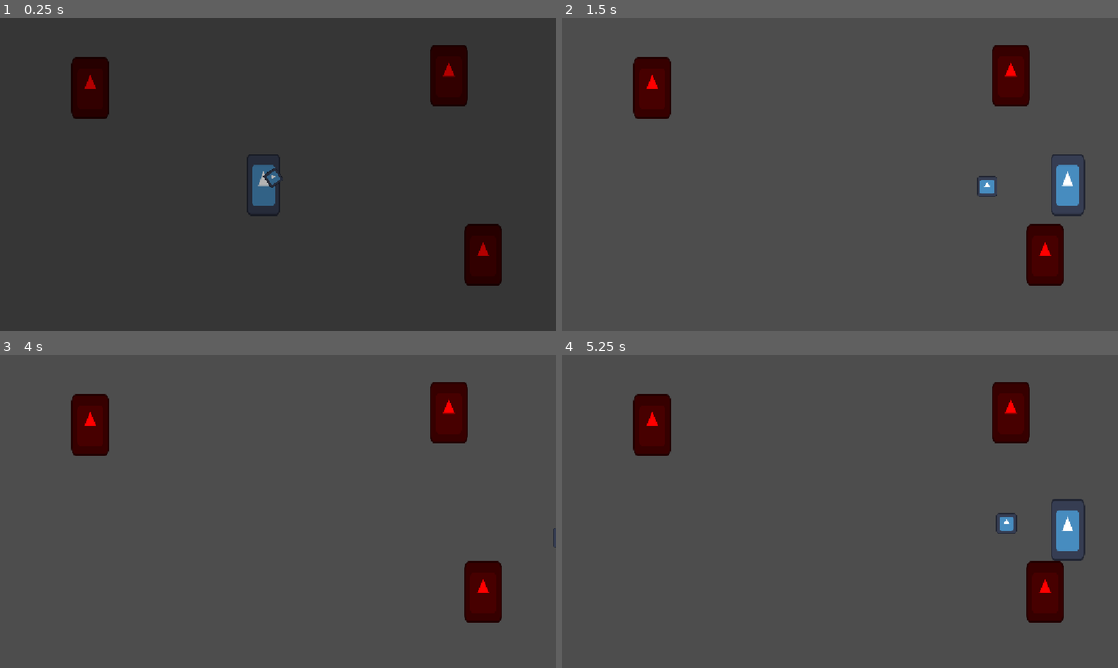
Above: before the commit, frames 1-4 (two rows, left to right).
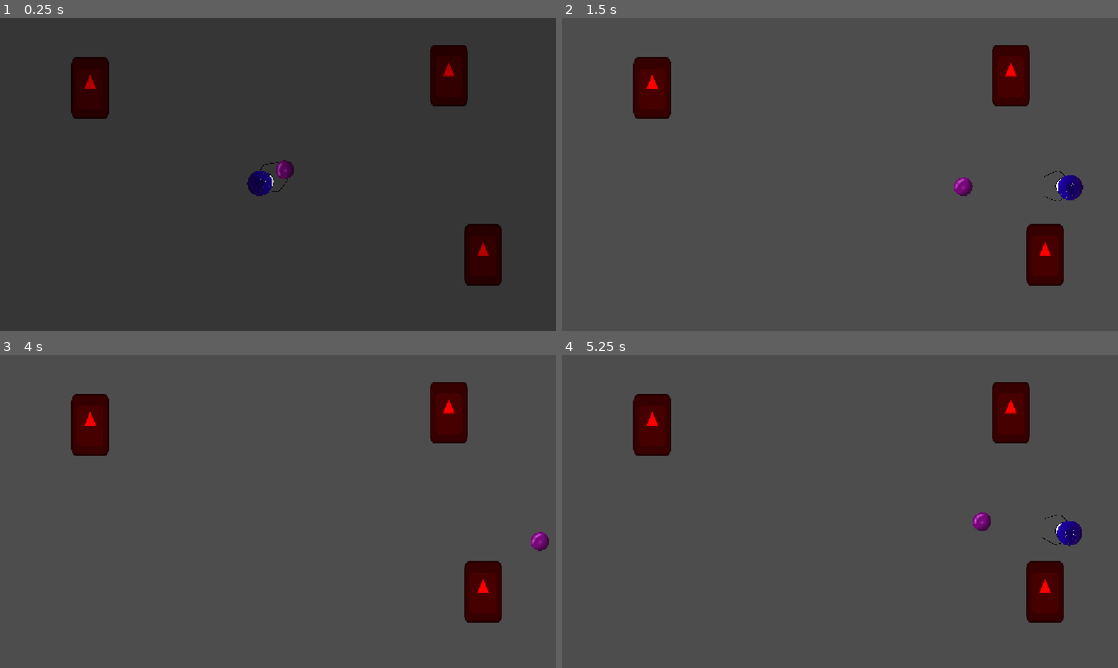
Above: after the commit, the same moments.

Repository: neilavesterinen/Haven-Bounce-Back-Shooter
Game: Godot game, scene res://test_scene.tscn
Two runs of this game, one before a commit and one after it. Both use one fixed random seed, a clock stepped at 60 frames per second and the inputs below. This scene is started directly instead of the project's main scene. The engine's default icon, where the game draws it, is replaced by a stand-in: a white triangle on a blue panel in a dark square.
Inputs (mouse positions are in pixels of both pictures, inside the frame that each line leads up to):
- Up to frame 1 (0.25 s): no input
- Up to frame 2 (1.5 s): tap Enter at 0.5 s; move the mouse to (962, 158) at 0.52 s; hold Right (ui_right) 0.53-1.25 s; click (962, 158) at 0.6 s; drag from (728, 190) to (812, 237) at 1.27 s
- Up to frame 3 (4 s): move the mouse to (333, 442) at 2.02 s; hold Right (ui_right) 2.03-2.75 s; tap I at 2.1 s; click (333, 442) at 2.3 s; drag from (250, 574) to (111, 464) at 2.77 s; tap Space at 3.5 s; move the mouse to (444, 558) at 3.52 s; hold Left (ui_left) from 3.53 s (still down); tap Keypad Enter at 3.6 s; click (444, 558) at 3.8 s
- Up to frame 4 (5.25 s): release Left (ui_left) at 4.25 s; drag from (673, 464) to (756, 433) at 4.27 s; move the mouse to (867, 511) at 5.02 s; hold Down (ui_down) from 5.03 s (still down); click (867, 511) at 5.1 s

The runs differ from the first frame. In frame 1, 0.9% of the frame differs, in the area x 44-53%, y 43-64%; in frame 2, 1.1%, in the area x 70-95%, y 43-64%; in frame 3, 0.2%; in frame 4, 1.1%.

Commit message:
Updated and broke stuff :D

Diff:
--- a/enemy/enemy.gd
+++ b/enemy/enemy.gd
@@ -9,8 +9,8 @@
 func _ready() -> void:
 	player = get_tree().get_first_node_in_group("player")
 
-func _process(delta: float) -> void:
+func take_damage(damage:int) -> void:
+	health -= 1
 	modulate.a = 1.0 / MAX_HEALTH * health
-
 	if health == 0:
 		queue_free()
--- a/player/orb.gd
+++ b/player/orb.gd
@@ -14,10 +14,6 @@
 var speed_increase_time := 0.0
 
 var bounces := 2
-
-
-func _ready() -> void:
-	enemies = get_tree().get_nodes_in_group("enemy")
 
 
 func _process(delta: float) -> void:
@@ -70,12 +66,27 @@
 
 func _on_body_entered(body: Enemy) -> void:
 	if body.is_in_group("enemy"):
-		body.health -= 1
-		#if bounces == 0:
-		bouncing_back = true
-		set_axis_velocity(Vector2())
-		if player:
-			apply_impulse(global_position.direction_to(player.global_position) * 400)
-		#else:
-		#target_position = enemies[0].position
-		#bounces -= 1
+		if body.take_damage:
+			body.take_damage(1)
+			enemies = get_tree().get_nodes_in_group("enemy")
+		if bounces == 0:
+			bouncing_back = true
+			linear_velocity /= 10
+			if player:
+				apply_impulse(global_position.direction_to(player.global_position) * 200)
+		else:
+			var closest_distance:float
+			var closest_enemy:Node2D
+			for enemy:Node2D in enemies:
+				if enemy != body:
+					if !closest_distance:
+						closest_distance = global_position.distance_to(enemy.global_position)
+						closest_enemy = enemy
+					elif global_position.distance_to(enemy.global_position) < closest_distance:
+						closest_distance = global_position.distance_to(enemy.global_position)
+						closest_enemy = enemy
+			if closest_enemy:
+				linear_velocity /= 2
+				target_position = closest_enemy.position
+				apply_impulse(global_position.direction_to(target_position) * 300)
+			bounces -= 1
--- a/player/orb.tscn
+++ b/player/orb.tscn
@@ -1,7 +1,7 @@
 [gd_scene format=3 uid="uid://umirppnct2kf"]
 
-[ext_resource type="Texture2D" uid="uid://rr83vynoqgaw" path="res://icon.svg" id="1_ogqpy"]
 [ext_resource type="Script" uid="uid://d1jarkgnb5njx" path="res://player/orb.gd" id="1_xdlj8"]
+[ext_resource type="Texture2D" uid="uid://bts5cmqp8s4mi" path="res://player/orb.png" id="2_t05rj"]
 
 [sub_resource type="CircleShape2D" id="CircleShape2D_xdlj8"]
 radius = 21.0
@@ -14,11 +14,12 @@
 max_contacts_reported = 1
 script = ExtResource("1_xdlj8")
 
-[node name="Sprite2D" type="Sprite2D" parent="." unique_id=1867965121]
-scale = Vector2(0.328125, 0.328125)
-texture = ExtResource("1_ogqpy")
-
 [node name="CollisionShape2D" type="CollisionShape2D" parent="." unique_id=1611816104]
 shape = SubResource("CircleShape2D_xdlj8")
 
+[node name="Sprite2D2" type="Sprite2D" parent="." unique_id=1416821035]
+position = Vector2(-0.9999924, 18)
+scale = Vector2(0.038709678, 0.043675277)
+texture = ExtResource("2_t05rj")
+
 [connection signal="body_entered" from="." to="." method="_on_body_entered"]
--- a/player/player.gd
+++ b/player/player.gd
@@ -6,6 +6,8 @@
 @export var orb_scene: PackedScene
 
 @export var weapon_node: Node2D
+@export var orb_sprite: Node2D
+@export var orb_spawn: Node2D
 
 var orb_count := 1
 
@@ -26,11 +28,9 @@
 	weapon_node.look_at(get_global_mouse_position())
 
 	if !orb_count:
-		var weapon_sprite : Sprite2D = weapon_node.get_children()[0]
-		weapon_sprite.visible = orb_count
+		orb_sprite.visible = orb_count
 	else:
-		var weapon_sprite : Sprite2D = weapon_node.get_children()[0]
-		weapon_sprite.visible = orb_count
+		orb_sprite.visible = orb_count
 
 	if Input.is_action_just_pressed("click") and orb_count:
 		orb_count -= 1
@@ -38,7 +38,7 @@
 		var orb_node: Orb = orb_scene.instantiate()
 
 		orb_node.player = self
-		orb_node.position = self.position
+		orb_node.position = orb_spawn.global_position
 		orb_node.target_position = Vector2(300,0).rotated(weapon_node.rotation) + self.position
 		orb_node.apply_impulse(orb_node.global_position.direction_to(orb_node.target_position) * 1000)
 
--- a/player/player.tscn
+++ b/player/player.tscn
@@ -1,28 +1,43 @@
 [gd_scene format=3 uid="uid://crntnsto002yl"]
 
-[ext_resource type="Texture2D" uid="uid://rr83vynoqgaw" path="res://icon.svg" id="1_4flbx"]
-[ext_resource type="Script" uid="uid://cut5vjywol6vb" path="res://player/player.gd" id="1_onrkg"]
+[ext_resource type="Script" uid="uid://d3x6jqklktwda" path="res://player/player.gd" id="1_onrkg"]
 [ext_resource type="PackedScene" uid="uid://umirppnct2kf" path="res://player/orb.tscn" id="2_g1dw6"]
+[ext_resource type="Texture2D" uid="uid://db8vxl82h0hwg" path="res://player/player.png" id="3_yw30f"]
+[ext_resource type="Texture2D" uid="uid://dl7ffxwts5gx6" path="res://player/player_wizard_hat.png" id="4_g6k8r"]
+[ext_resource type="Texture2D" uid="uid://bts5cmqp8s4mi" path="res://player/orb.png" id="4_qjkh3"]
 
 [sub_resource type="RectangleShape2D" id="RectangleShape2D_onrkg"]
 size = Vector2(70, 130)
 
-[node name="Player" type="CharacterBody2D" unique_id=1329971783 node_paths=PackedStringArray("weapon_node") groups=["player"]]
+[node name="Player" type="CharacterBody2D" unique_id=1329971783 node_paths=PackedStringArray("weapon_node", "orb_sprite", "orb_spawn") groups=["player"]]
 motion_mode = 1
 script = ExtResource("1_onrkg")
 orb_scene = ExtResource("2_g1dw6")
 weapon_node = NodePath("Weapon")
-
-[node name="Sprite2D" type="Sprite2D" parent="." unique_id=1965854626]
-scale = Vector2(0.546875, 1)
-texture = ExtResource("1_4flbx")
+orb_sprite = NodePath("Weapon/Sprite2D2")
+orb_spawn = NodePath("Weapon/SpawnPosition")
 
 [node name="CollisionShape2D" type="CollisionShape2D" parent="." unique_id=886923626]
 shape = SubResource("RectangleShape2D_onrkg")
 
 [node name="Weapon" type="Node2D" parent="." unique_id=2048745159]
 
+[node name="Sprite2D" type="Sprite2D" parent="Weapon" unique_id=1965854626]
+position = Vector2(42, -6.000001)
+rotation = 1.5707964
+scale = Vector2(0.03644853, 0.051612902)
+texture = ExtResource("3_yw30f")
+
+[node name="PlayerWizardHat" type="Sprite2D" parent="Weapon" unique_id=1623655941]
+position = Vector2(-28, -8)
+rotation = -2.0804324
+scale = Vector2(0.042741932, 0.042741913)
+texture = ExtResource("4_g6k8r")
+
 [node name="Sprite2D2" type="Sprite2D" parent="Weapon" unique_id=433746732]
-position = Vector2(25, 0)
-scale = Vector2(0.24999997, 0.24999999)
-texture = ExtResource("1_4flbx")
+position = Vector2(52.000004, 17.999998)
+scale = Vector2(0.038709678, 0.043675277)
+texture = ExtResource("4_qjkh3")
+
+[node name="SpawnPosition" type="Node2D" parent="Weapon" unique_id=1296337548]
+position = Vector2(54, 0)
Binary file changed: main_theme.theme
